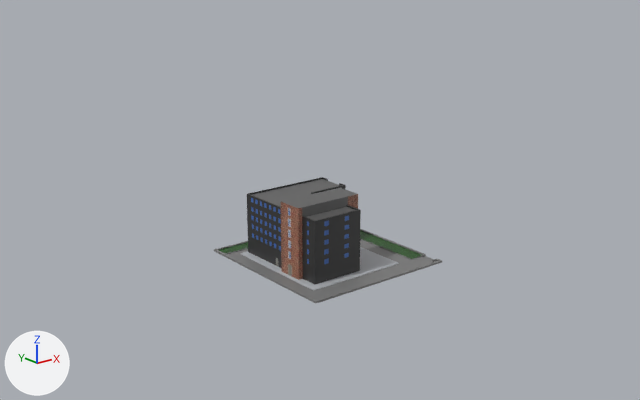
An edit to the glTF model models/officeBlock.glb, drawn before and after from the same camera.
Both versions are drawn from a 50 mm camera at (-17301.0, -22295.0, 9807.0) aimed at (54.0, -601.0, 1129.0). Lighting does not change. The marker at lower left points along +X, +Y and +Z. Where no turn or scale is listed for an object, it has been applied to the vertices. Vertices at the same position are counted once.

Objects in the first picture: 'SiteOffice001', 'SiteOffice_Ground'.
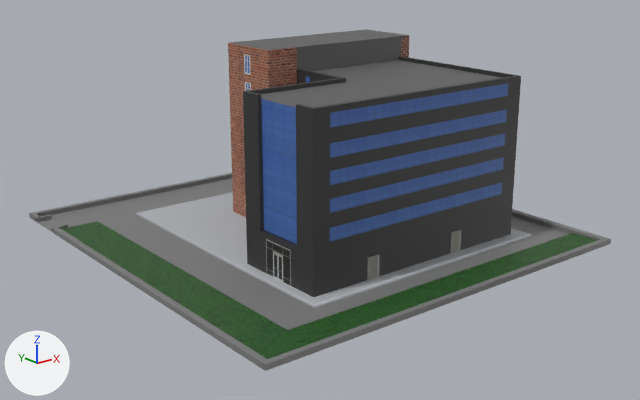
ob_group001 is not drawn itself; it is the parent of ob_siteoffice001.

Where the newer file only moved an object's origin or applied its transform, the numbers keep the older frame.

The change, as a diff of the scene's bpy script:
```diff
--- a/models/officeBlock.glb.py
+++ b/models/officeBlock.glb.py
@@ me_mesh_001 @@
 # used by ob_siteoffice_ground; location = (579.0, 0.0, -1067.0)
-me_mesh_001.from_pydata(...)  # 103 vertices, 175 faces; spans x -2698.0..2723.0, y -3112.0..2585.0, z -20.0..47.0
+me_mesh_001.from_pydata(...)  # 103 vertices, 175 faces; spans x -7380.0..6191.0, y -7154.0..7109.0, z 1000.0..1168.0
+# me_mesh_001 part 1: the loose piece of 8 vertices spanning x 2504.0..2723.0, y -2887.0..-2854.0, z -20.0..44.0 is turned -180 degrees about the z axis through its middle and scaled by 2.5, then moved by (-9720.0, 9375.0, 1069.0)
+# me_mesh_001 part 2: the loose piece of 8 vertices spanning x 2506.0..2723.0, y -2336.0..-2304.0, z -20.0..44.0 is turned -180 degrees about the z axis through its middle and scaled by 2.5, then moved by (-9723.0, 7446.0, 1069.0)
+# me_mesh_001 part 3: 87 of 103 vertices moved; they spanned x -2698.0..2723.0, y -3112.0..2585.0, z -20.0..47.0 and now span x -7380.0..6191.0, y -7154.0..7109.0, z 1001.0..1168.0; mean shift (-2400.0, 1000.0, 1065.0); largest move (2723.0, -3112.0, 47.0) -> (-7380.0, 7109.0, 1168.0)
 me_mesh_001.materials.append(mat_ground)
@@ ob_group001 @@
 ob_group001.rotation_euler = (1.571, 0.0, 0.0)  # degrees (90, 0, 0)
-ob_group001.scale = (0.999, 0.999, 0.999)
+ob_group001.scale = (2.5, 2.5, 2.5)
@@ ob_siteoffice001 @@
 ob_siteoffice001.parent = ob_group001
-ob_siteoffice001.location = (0.0, 0.0, 0.0)
-ob_siteoffice001.rotation_euler = (0.0, -3.142, 0.0)  # degrees (0, -180, 0)
+ob_siteoffice001.location = (642.4, 1063.0, 167.6)
```

Changed parts and their boxes (x1, y1, x2, y2) in the pictures (640 x 400 px; the box of a moved part takes in the faces that stretch with it):
'SiteOffice001', rescaled, moved, turned: before (247, 177, 361, 284); after (228, 29, 521, 297)
'SiteOffice_Ground', reshaped (155% wider, 162% taller): before (214, 229, 442, 304); after (29, 173, 611, 371)
part 1 of me_mesh_001, moved or reshaped (not visible before): after (35, 214, 52, 222)
part 2 of me_mesh_001, moved or reshaped (not visible before): after (51, 224, 68, 233)
part 3 of me_mesh_001, moved or reshaped: before (214, 229, 442, 304); after (29, 173, 611, 371)
